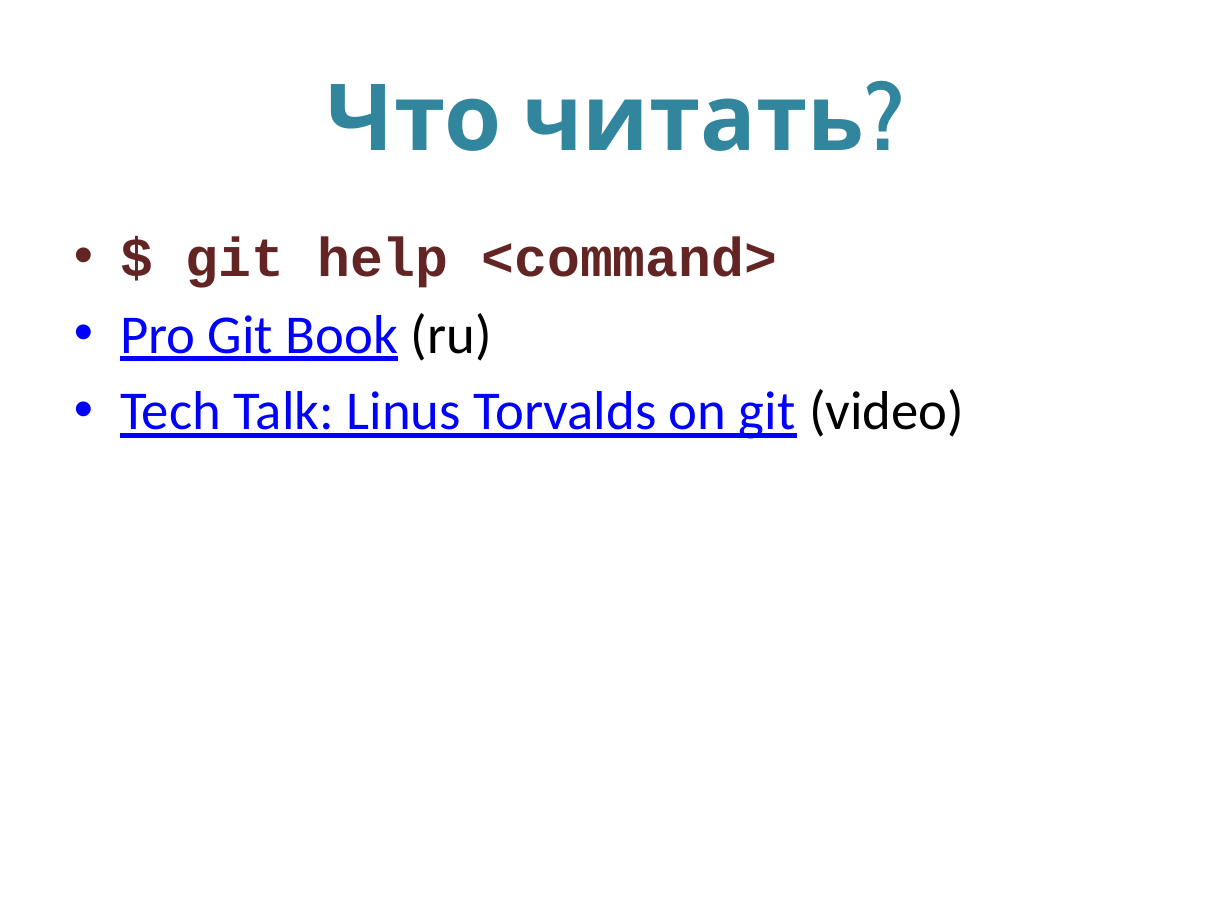
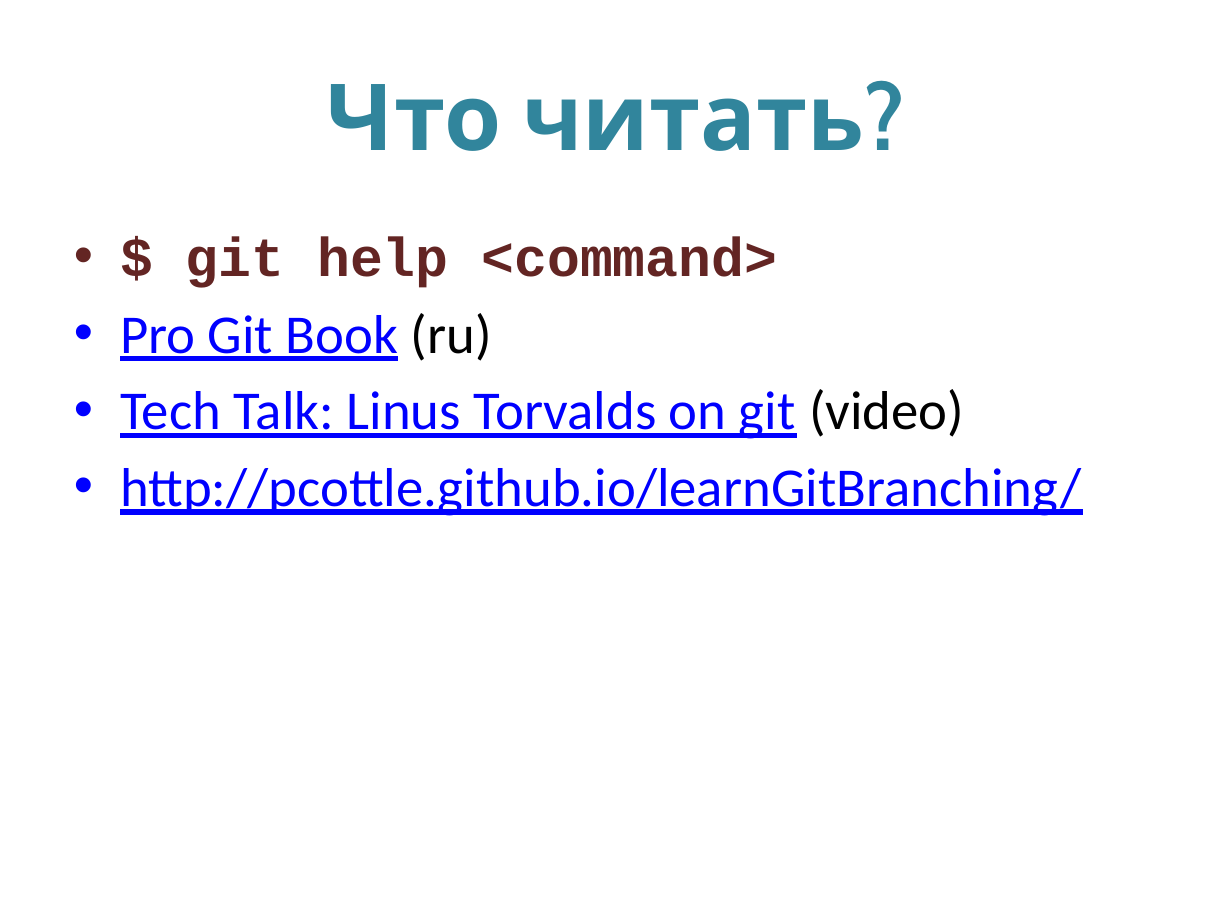
Before and after one commit to kontur-edu/kampus-ekb-2013-11, a slide deck: slide 21 of 01-git/Git.pptx. Drawn at 1232x924 pixels with LibreOffice and Linux fonts; fonts in the diff are those of the drawing. Boxes give left, top, right and bottom in pixels: in the first picture for what was removed or moved away, otherwise in the second. Text is boxed around its words. In the diff, an @@ line names an element or a change of style, - is before the commit and + after.

```diff
--- a/01-git/Git.pptx
+++ b/01-git/Git.pptx
@@ text at bbox=[120, 468, 1081, 516]: paragraph added @@
+• http://pcottle.github.io/learnGitBranching/
```
Also in this commit, not shown: 1 other slide changed.
